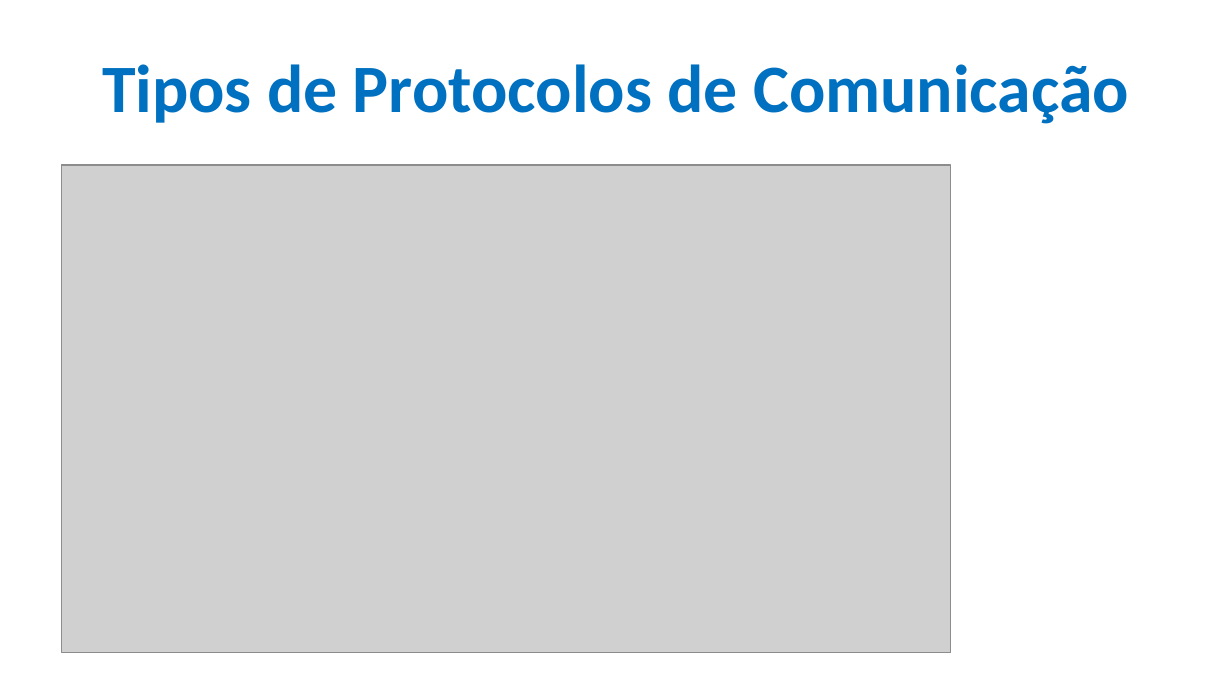
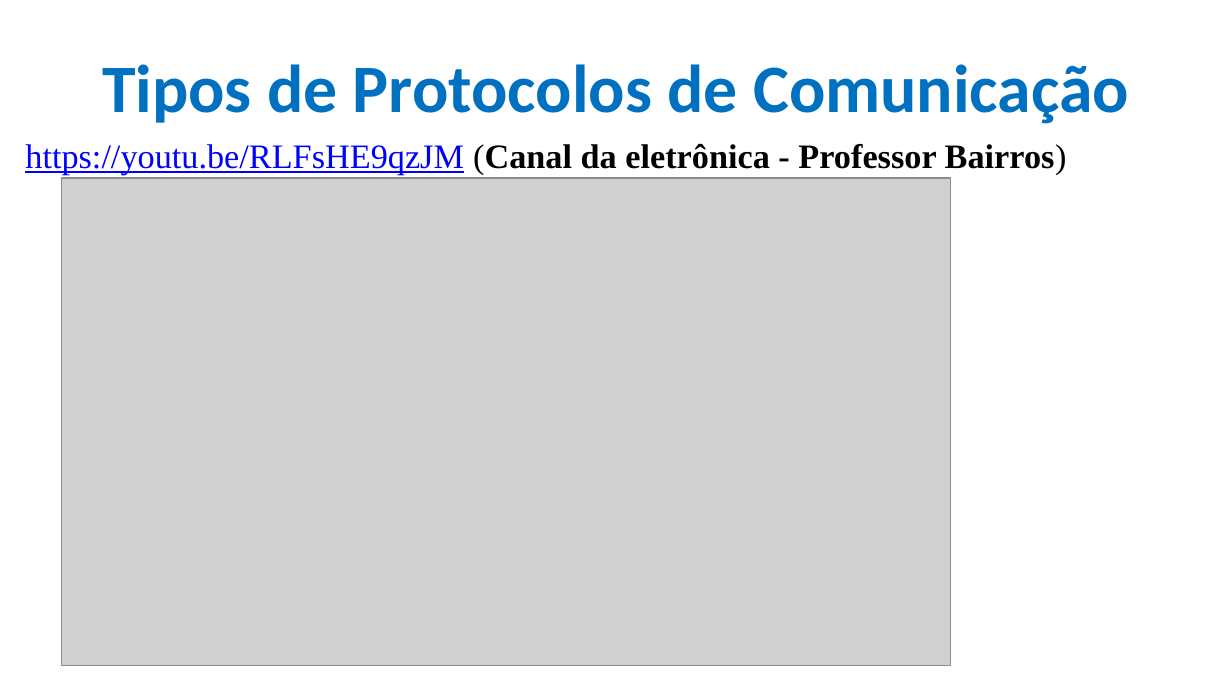
Before and after one commit to CloudEducationBrazil/WydenArea1ProgramacaoMicrocontroladores, a slide deck: slide 14 of 01 Classes/Aula 07 - Programação Microcontroladores - Periféricos Externos- Protocolos Sensores e Atuadores.pptx. Drawn at 1232x693 pixels with LibreOffice and Linux fonts; fonts in the diff are those of the drawing; grey boxes stand for pictures; background and template pictures are left out. Boxes give left, top, right and bottom in pixels: in the first picture for what was removed or moved away, otherwise in the second. Text is boxed around its words. In the diff, an @@ line names an element or a change of style, - is before the commit and + after.

```diff
--- a/01 Classes/Aula 07 - Programação Microcontroladores - Periféricos Externos- Protocolos Sensores e Atuadores.pptx
+++ b/01 Classes/Aula 07 - Programação Microcontroladores - Periféricos Externos- Protocolos Sensores e Atuadores.pptx
@@ text added at [25,144,1067,175], 20 pt, text #000000, bold @@
+https://youtu.be/RLFsHE9qzJM (Canal da eletrônica - Professor Bairros)
@@ picture: place and size @@
-picture at [62,165,951,653]
+picture at [62,177,951,665]
```
Also in this commit, not shown: 4 other slides changed, 1 slide added, 14 other files.
